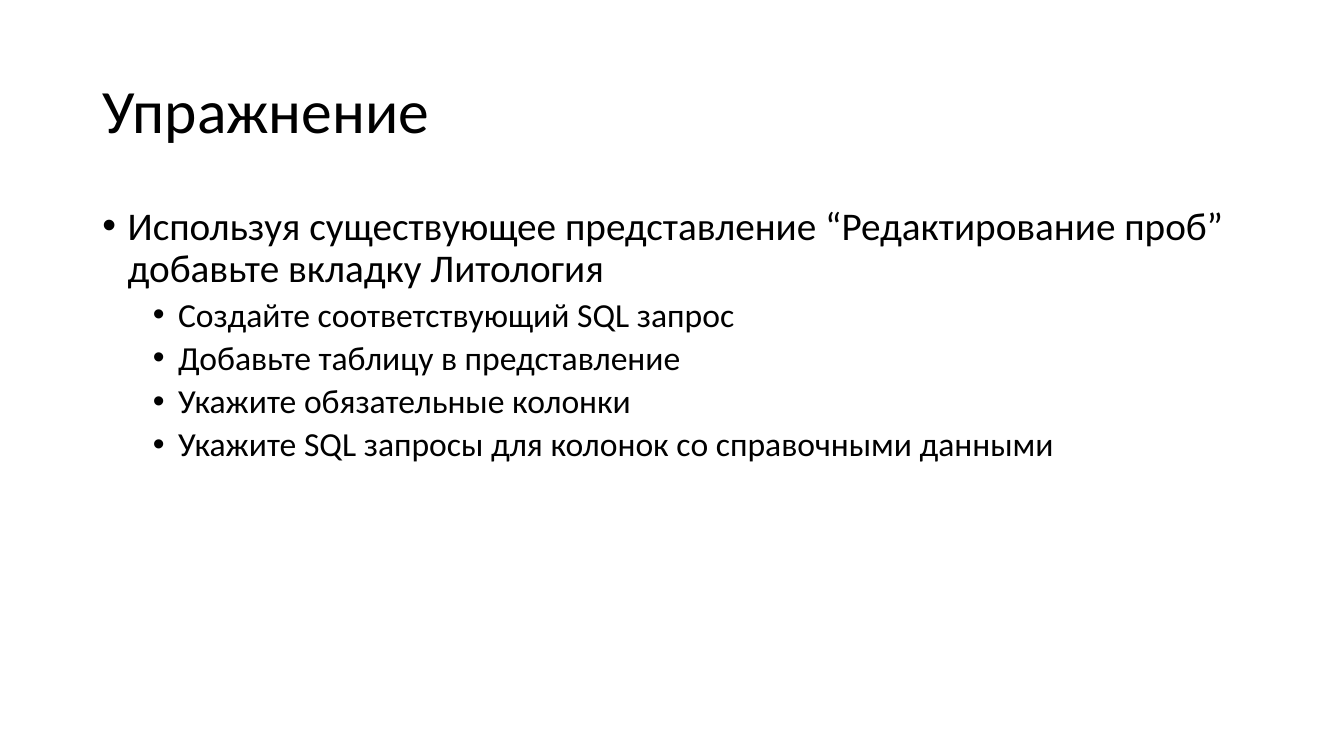
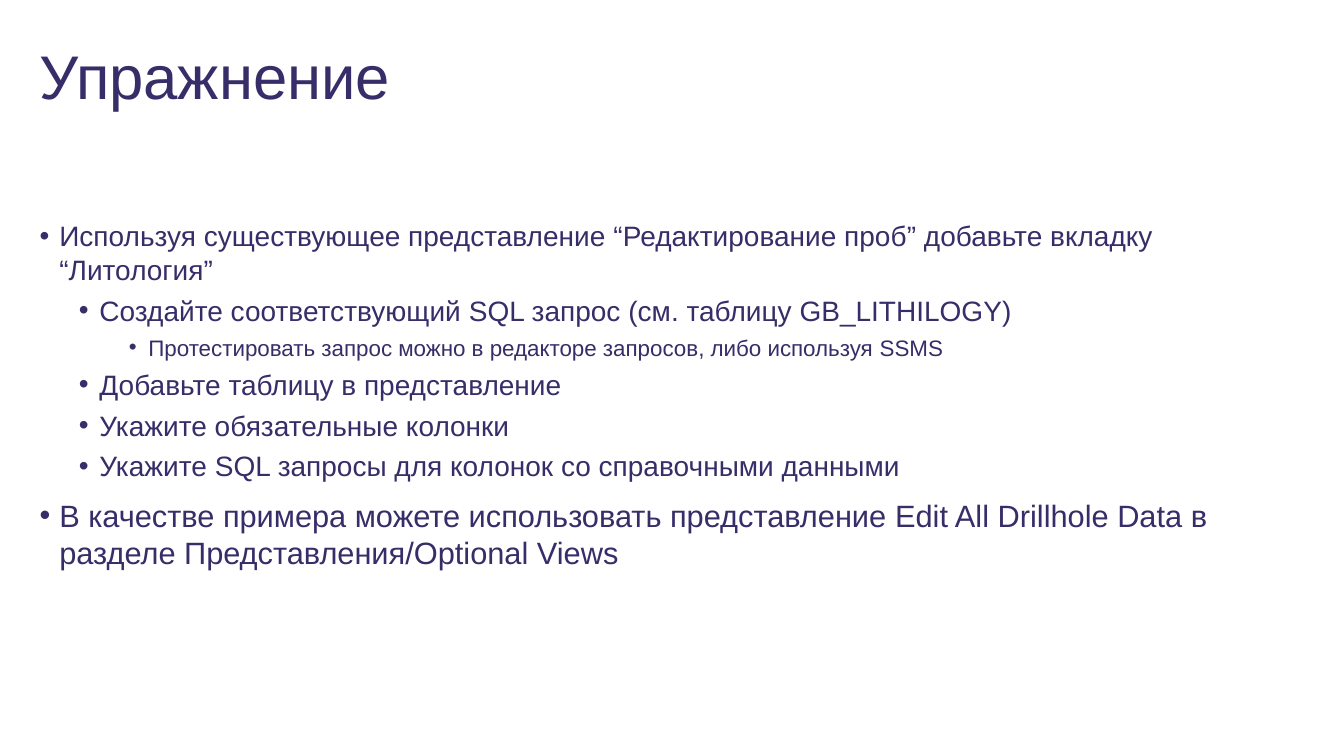
Before and after one commit to dmitriykuptsov/SQL, a slide deck: slide 8 of GB.pptx (slide 7 before the commit). Drawn at 1344x756 pixels with LibreOffice and Linux fonts; fonts in the diff are those of the drawing; background and template pictures are left out. Boxes give left, top, right and bottom in pixels: in the first picture for what was removed or moved away, otherwise in the second. Text is boxed around its words. In the diff, an @@ line names an element or a change of style, - is before the commit and + after.

```diff
--- a/GB.pptx
+++ b/GB.pptx
@@ title "Упражнение": place and size @@
-title "Упражнение" at (102,93,429,143)
+title "Упражнение" at (40,56,390,111)
@@ title "Упражнение" at (40,56,390,111): font Calibri to Arial, text colour #000000 to #372D68; line spacing 0.9 to 1; vertical alignment middle to top @@
@@ text "Используя существующее представление “Редактирование проб” ...": place and size @@
-text "Используя существующее представление “Редактирование проб” ..." at (128,212,1223,462)
+text "Используя существующее представление “Редактирование проб” ..." at (59,225,1207,569)
@@ text at (59,225,1152,361): text changed; size 28 to 20 pt; font Calibri to Arial; text colour #000000 to #372D68 @@
-• Используя существующее представление “Редактирование проб” добавьте вкладку Литология
-  • Создайте соответствующий SQL запрос
+• Используя существующее представление “Редактирование проб” добавьте вкладку “Литология”
+  • Создайте соответствующий SQL запрос (см. таблицу GB_LITHILOGY)
+    • Протестировать запрос можно в редакторе запросов, либо используя SSMS
@@ text at (99,374,900,481): size 24 to 20 pt, font Calibri to Arial, text colour #000000 to #372D68 in "Добавьте таблицу в представление", "Укажите обязательные колонки", "Укажите SQL запросы для колонок со справочными ..."; indent changed; line spacing 0.9 to 1 @@
@@ text at (59,504,1207,569): paragraph added @@
+• В качестве примера можете использовать представление Edit All Drillhole Data в разделе Представления/Optional Views
```
Also in this commit, not shown: 11 other slides changed, 4 slides added, 3 other files.
